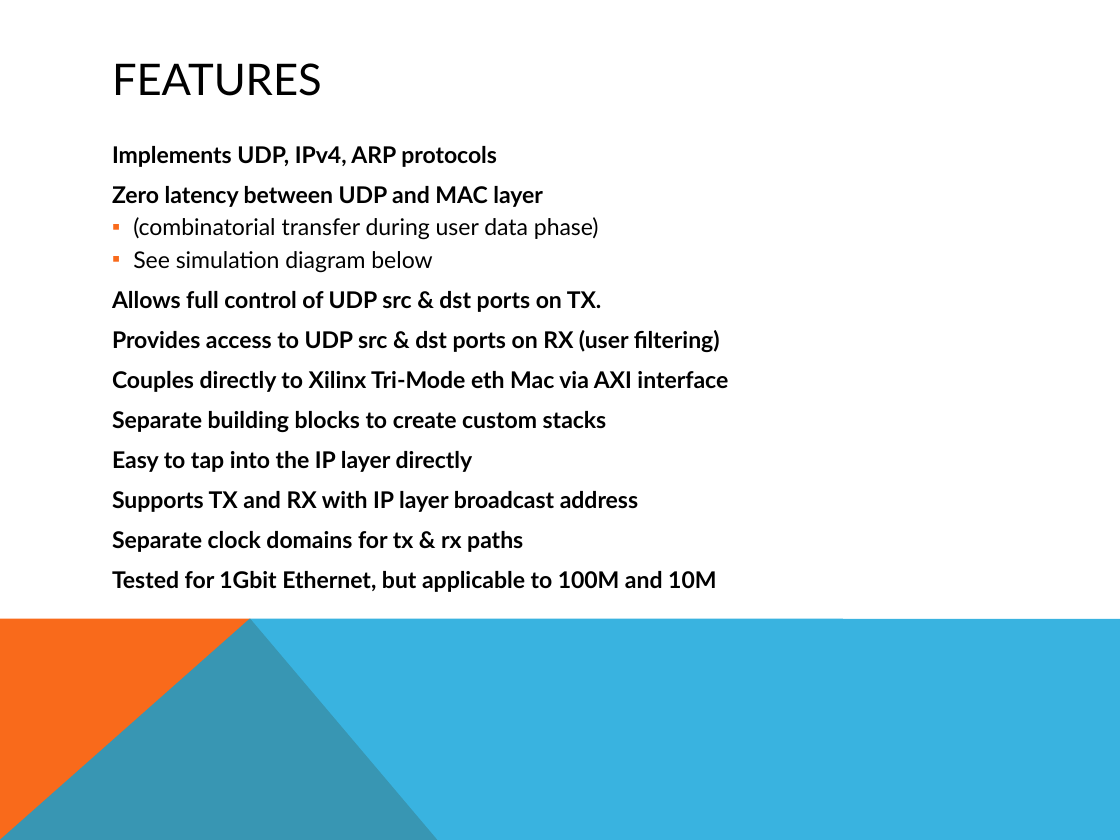
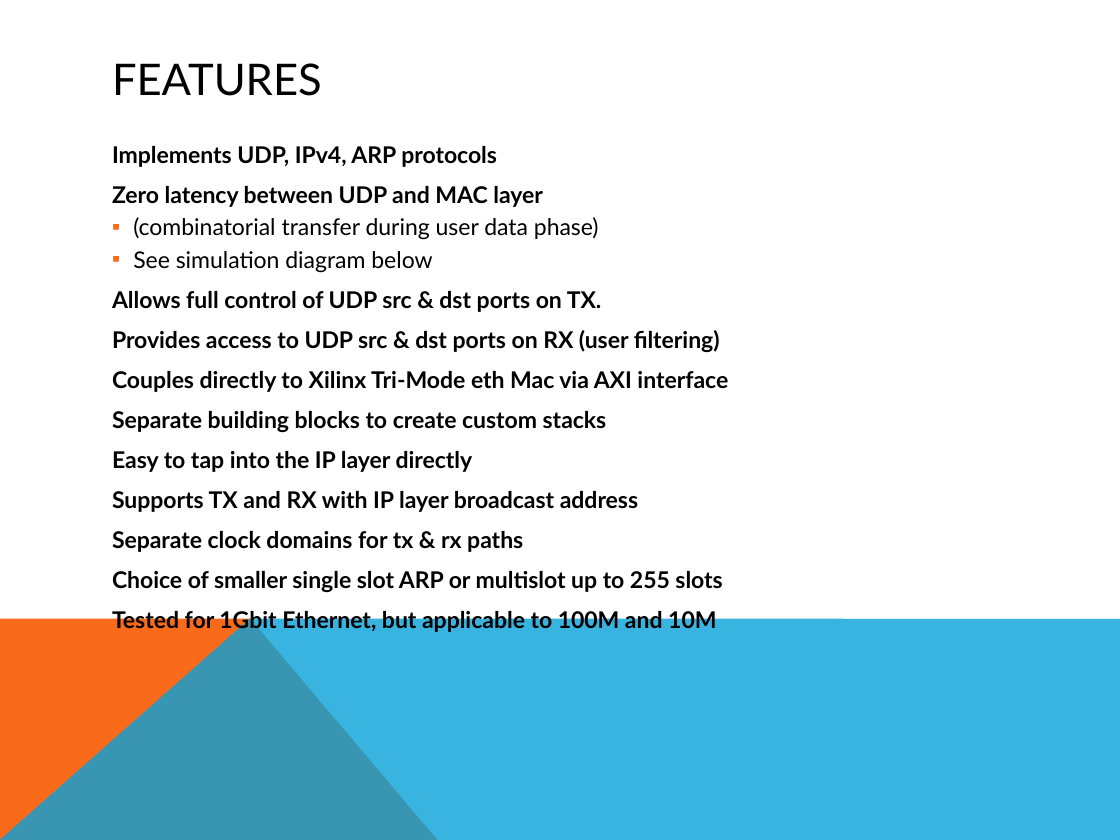
Before and after one commit to rsarwar87/udp_ip_core, a slide deck: slide 2 of doc/src/UDP_IP_Stack.pptx. Drawn at 1120x840 pixels with LibreOffice and Linux fonts; fonts in the diff are those of the drawing. Boxes give left, top, right and bottom in pixels: in the first picture for what was removed or moved away, otherwise in the second. Text is boxed around its words. In the diff, an @@ line names an element or a change of style, - is before the commit and + after.

Commit message:
Committed changes, adding ARPV2 with multislot ARP cache

```diff
--- a/doc/src/UDP_IP_Stack.pptx
+++ b/doc/src/UDP_IP_Stack.pptx
@@ text at (x1=112, y1=571, x2=722, y2=592): paragraph added @@
+Choice of smaller single slot ARP or multislot up to 255 slots
```
Also in this commit, not shown: 6 other slides changed, 3 slides added, 21 other files.
